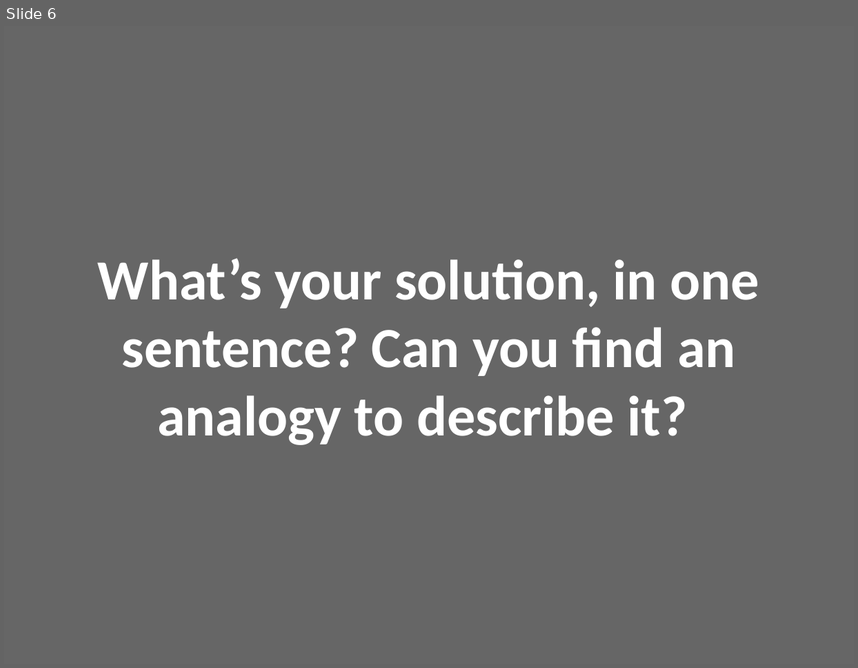
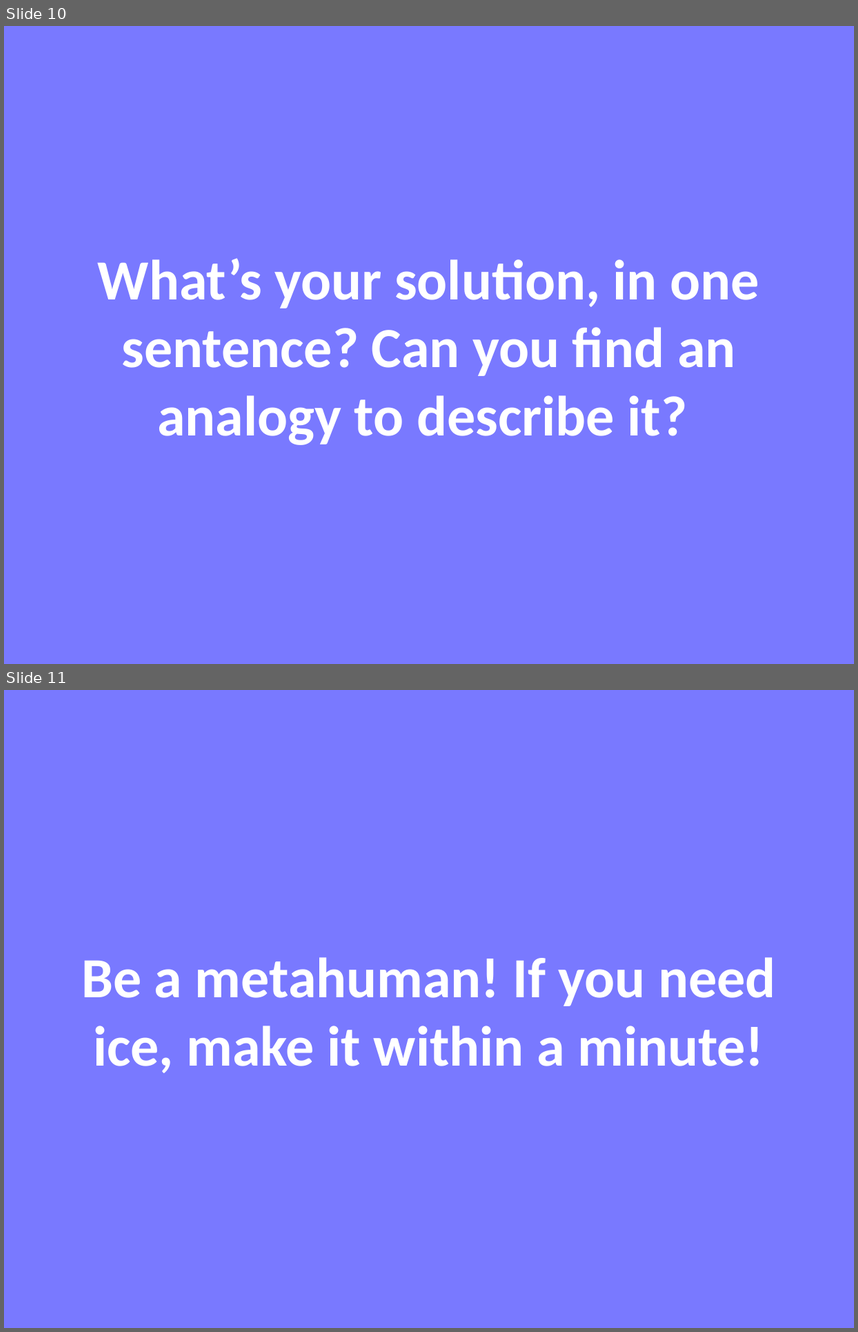
Before and after one commit to invent2017/Administrators_Project, a slide deck: Project_Ice.pptx. Shown one above the other, each under a label of ours: slide 6 before the commit, slides 10 and 11 after it. The pictures are 858x668 and 858x1332 pixels, drawn with LibreOffice and Linux fonts; fonts in the diff are those of the drawing. Boxes give left, top, right and bottom in pixels: in the first picture for what was removed or moved away, otherwise in the second. Text is boxed around its words. In the diff, an @@ line names an element or a change of style, - is before the commit and + after.

```diff
--- a/Project_Ice.pptx
+++ b/Project_Ice.pptx
@@ slide 11 added at <box>4,690,854,1328</box>, background #7979FF @@
@@ title added at <box>81,957,776,1073</box>, 48 pt, text #FFFFFF, bold @@
+Be a metahuman! If you need ice, make it within a minute!
@@ what was slide 6 is now slide 10 @@
@@ slide 10 changed as well @@
@@ background #666666 to #7979FF @@
```
Also in this commit, not shown: 8 other slides changed, 7 other slides added.
